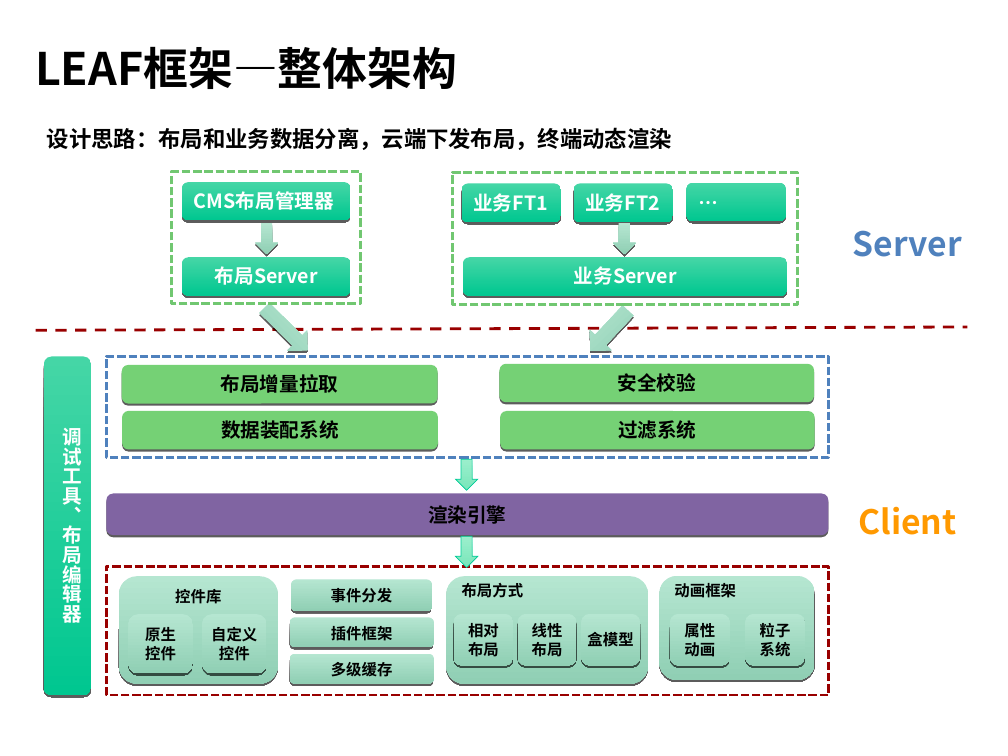
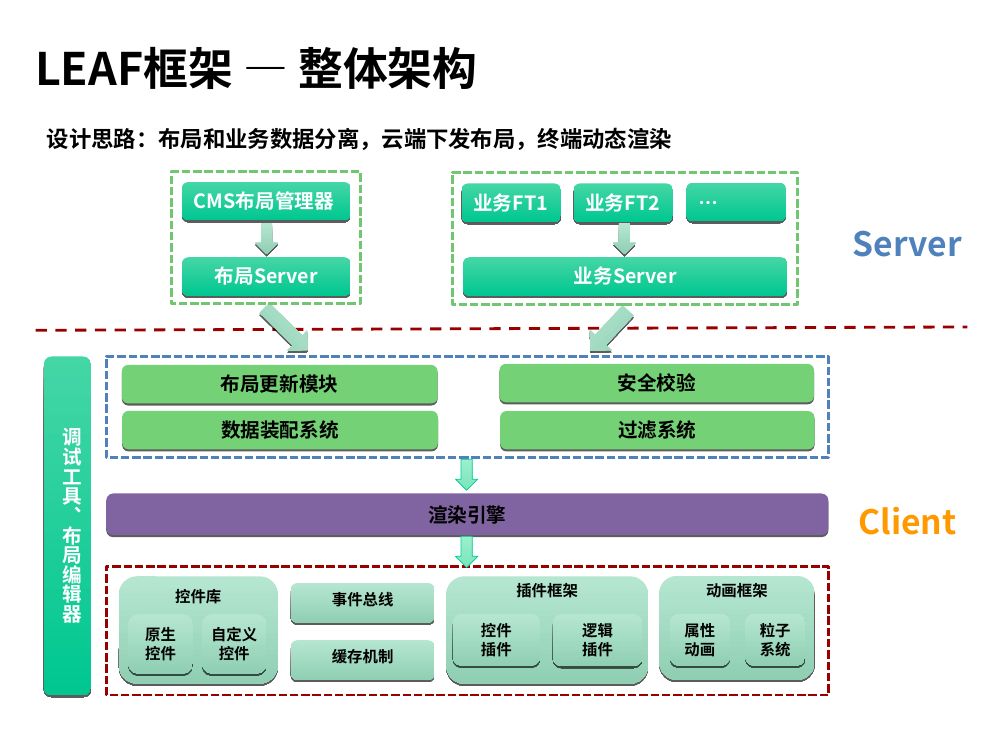
Before and after one commit to hamlingong/data, a slide deck: slide 8 of promote/龚海龙-v1.0.ppt. Drawn at 1008x756 pixels with LibreOffice and Linux fonts; fonts in the diff are those of the drawing; background and template pictures are left out. Boxes give left, top, right and bottom in pixels: in the first picture for what was removed or moved away, otherwise in the second. Text is boxed around its words. In the diff, an @@ line names an element or a change of style, - is before the commit and + after.

```diff
--- a/promote/龚海龙-v1.0.ppt
+++ b/promote/龚海龙-v1.0.ppt
@@ text at box(35, 46, 477, 89): spaces changed @@
-LEAF框架—整体架构
+LEAF框架 — 整体架构
@@ text in rounded rectangle at box(221, 374, 339, 393): text changed @@
-布局增量拉取
+布局更新模块
@@ rounded rectangle "事件总线": place and size @@
-rounded rectangle "事件总线" at box(291, 580, 432, 612)
+rounded rectangle "事件总线" at box(291, 583, 435, 622)
@@ text in rounded rectangle at box(332, 592, 394, 607): text changed @@
-事件分发
+事件总线
@@ rounded rectangle "插件框架": place and size @@
-rounded rectangle "插件框架" at box(289, 617, 433, 647)
+rounded rectangle "插件框架" at box(447, 577, 648, 684)
@@ rounded rectangle "动画框架" at box(659, 576, 814, 679): alignment left to centre @@
@@ rounded rectangle added at box(453, 614, 539, 666), fill gradient #B5E6D1 to #90CFB4, 11 pt, text #000000, bold @@
+控件
+插件
@@ rounded rectangle added at box(552, 614, 642, 666), fill gradient #B5E6D1 to #90CFB4, 11 pt, text #000000, bold @@
+逻辑
+插件
@@ group removed at box(447, 577, 648, 684): 4 rounded rectangles @@
-布局方式
-相对
-布局
-线性
-布局
-盒模型
@@ rounded rectangle "缓存机制": place and size @@
-rounded rectangle "缓存机制" at box(289, 654, 433, 684)
+rounded rectangle "缓存机制" at box(291, 640, 435, 679)
@@ text in rounded rectangle at box(332, 649, 394, 664): text changed @@
-多级缓存
+缓存机制
```
Also in this commit, not shown: 12 other slides changed, 1 slide added, 1 slide removed, 2 other files.
